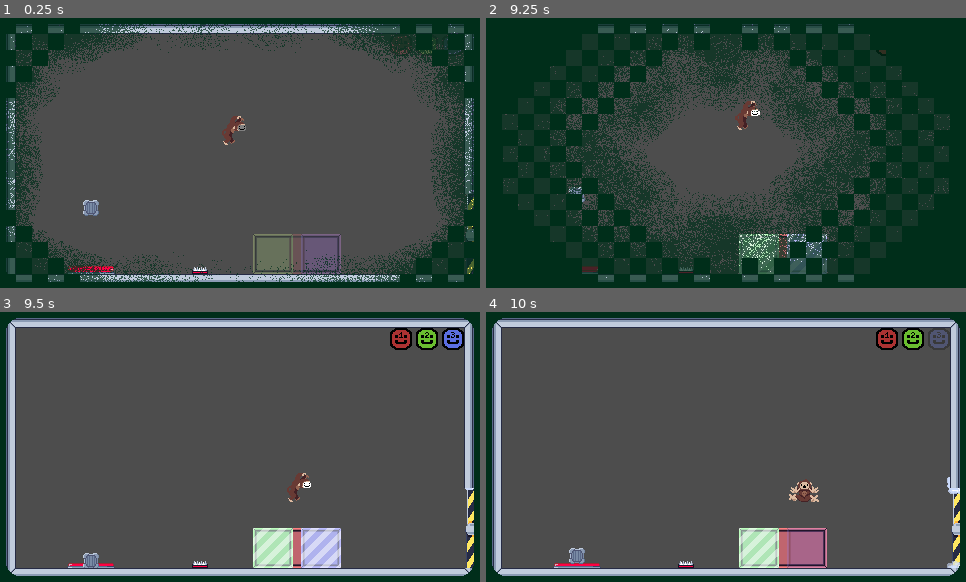
Above: before the commit, frames 1-4 (two rows, left to right).
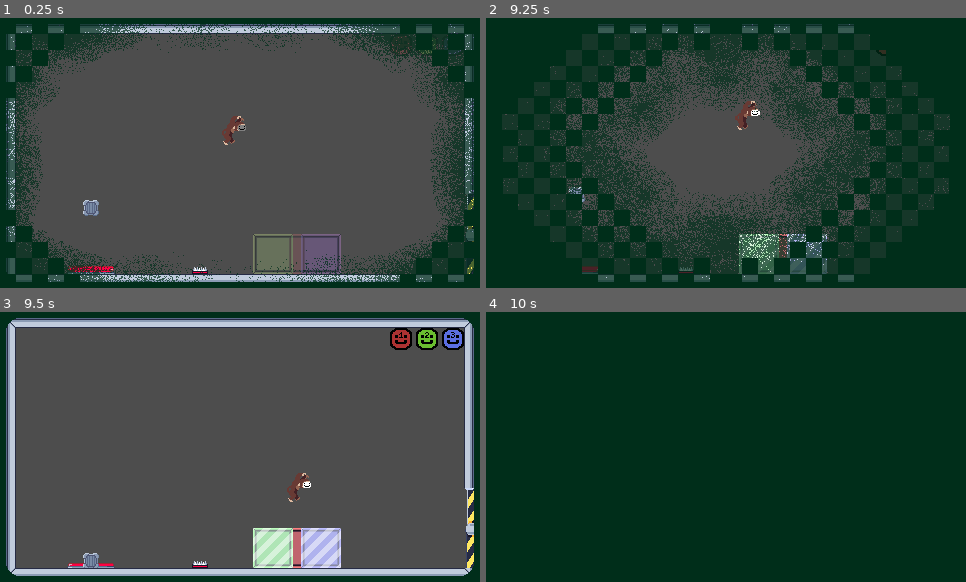
Above: after the commit, the same moments.

Repository: avaxar/phase-reveal
Game: Godot game, scene res://level/level.tscn
Two runs of this game, one before a commit and one after it. Both use one fixed random seed, a clock stepped at 60 frames per second and the inputs below. This scene is started directly instead of the project's main scene.
Inputs (mouse positions are in pixels of both pictures, inside the frame that each line leads up to):
- Up to frame 1 (0.25 s): no input
- Up to frame 2 (9.25 s): tap Enter (ui_accept) at 0.5 s; move the mouse to (702, 207) at 0.52 s; hold D (right) 0.53-1.25 s; hold E (interact) 0.53-1.25 s; tap W (jump) at 0.77, 3.77, 5.27, 6.02, 6.77, 8.27, 9.02 s; click (889, 45) at 1.25 s; click (913, 45) at 2 s; click (937, 45) at 2.75 s; move the mouse to (870, 193) at 3.52 s; hold D (right) 3.53-4.28 s; tap 3 (mask_blue) at 3.6, 6.6 s; move the mouse to (582, 112) at 4.27 s; hold 2 (mask_green) 4.28-5.03 s; hold A (left) 4.28-6.53 s; move the mouse to (750, 153) at 5.02 s; tap 1 (mask_red) at 5.1, 8.1 s; move the mouse to (654, 85) at 5.77 s; hold E (interact) 5.78-6.53 s; move the mouse to (831, 139) at 6.52 s; hold D (right) from 6.53 s (still down); move the mouse to (630, 166) at 7.27 s; hold 2 (mask_green) 7.28-8.03 s; move the mouse to (774, 93) at 8.02 s; move the mouse to (702, 207) at 8.77 s; hold E (interact) from 8.78 s (still down)
- Up to frame 3 (9.5 s): keep holding D (right); keep holding E (interact)
- Up to frame 4 (10 s): keep holding D (right); move the mouse to (870, 487) at 9.52 s; release E (interact) at 9.53 s; tap 3 (mask_blue) at 9.6 s; tap W (jump) at 9.77 s

Frames 1-3 are identical in both runs. In frame 4, 93% of the frame differs, in the area x 1-99%, y 2-98%.

Commit message:
Add out-of-bounds death

Diff:
--- a/entities/player/player.gd
+++ b/entities/player/player.gd
@@ -66,8 +66,14 @@
 
 
 func _process(_delta: float) -> void:
-	if !is_dead and inside_cast.is_colliding():
-		Manager.emit_on_player_death()
+	if !is_dead:
+		# Suffocation
+		if inside_cast.is_colliding():
+			Manager.emit_on_player_death()
+
+		# Out-of-bounds
+		if position.y < 0 or position.y > 270:
+			Manager.emit_on_player_death()
 
 
 func _physics_process(delta: float) -> void:
